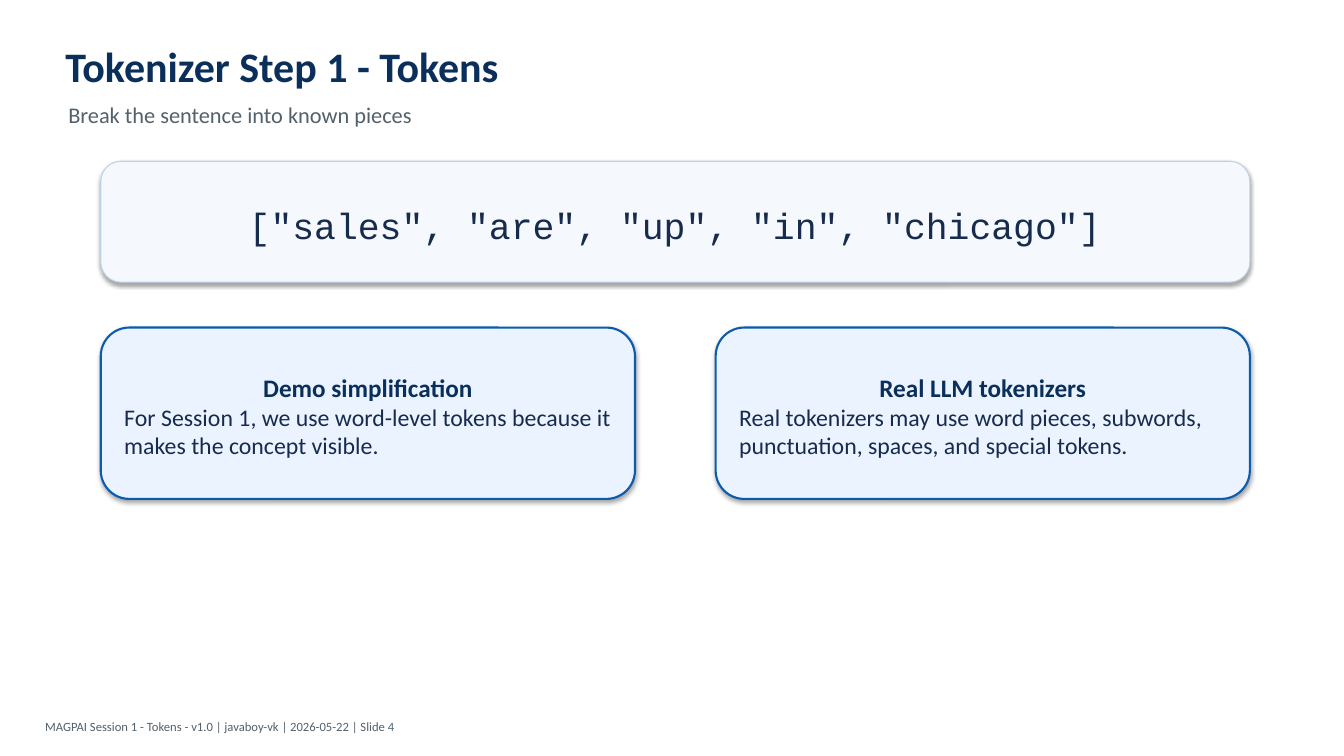
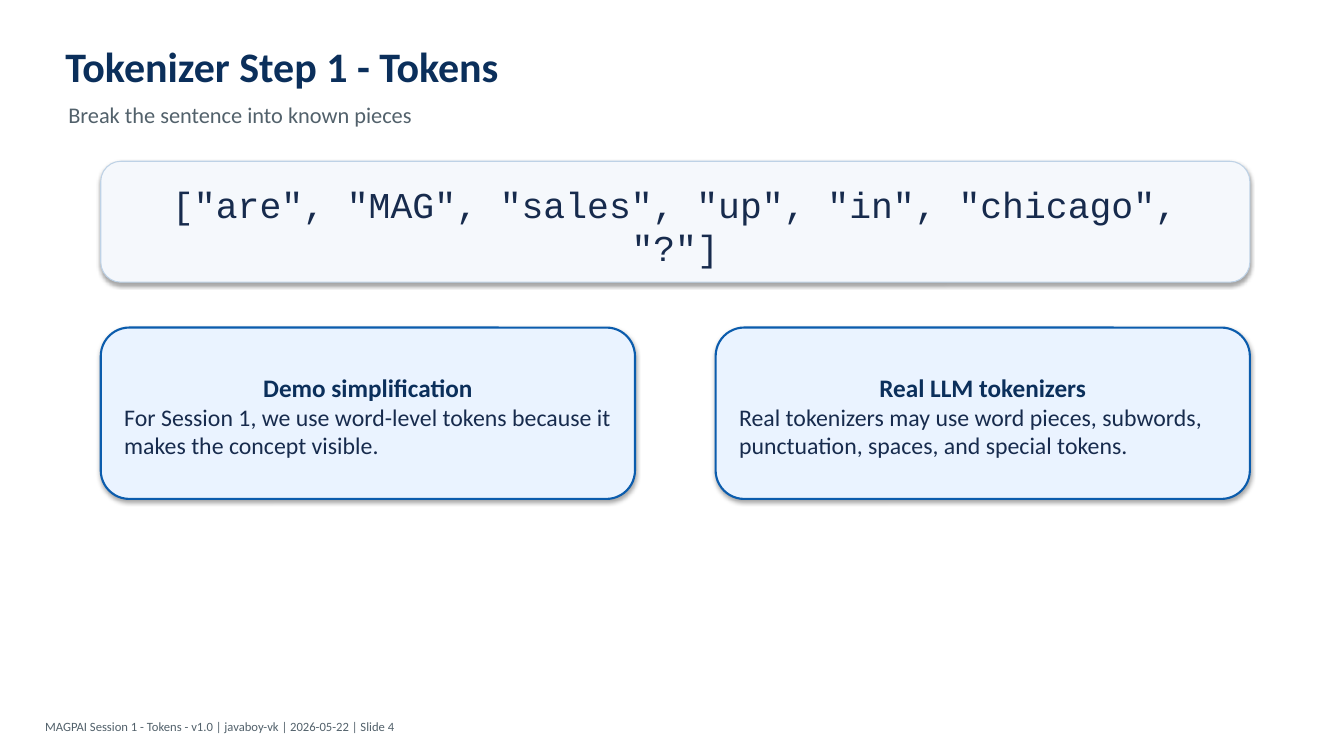
Before and after one commit to javaboy-vk/MAGPAI, a slide deck: slide 5 of pptx/Session_01_Tokens_v1.0.pptx. Drawn at 1344x756 pixels with LibreOffice and Linux fonts; fonts in the diff are those of the drawing. Boxes give left, top, right and bottom in pixels: in the first picture for what was removed or moved away, otherwise in the second. Text is boxed around its words. In the diff, an @@ line names an element or a change of style, - is before the commit and + after.

```diff
--- a/pptx/Session_01_Tokens_v1.0.pptx
+++ b/pptx/Session_01_Tokens_v1.0.pptx
@@ text in rounded rectangle at box(172, 192, 1177, 226): text changed @@
-["sales", "are", "up", "in", "chicago"]
+["are", "MAG", "sales", "up", "in", "chicago", "?"]
```
Also in this commit, not shown: 8 other slides changed, 6 slides added, 24 other files.
